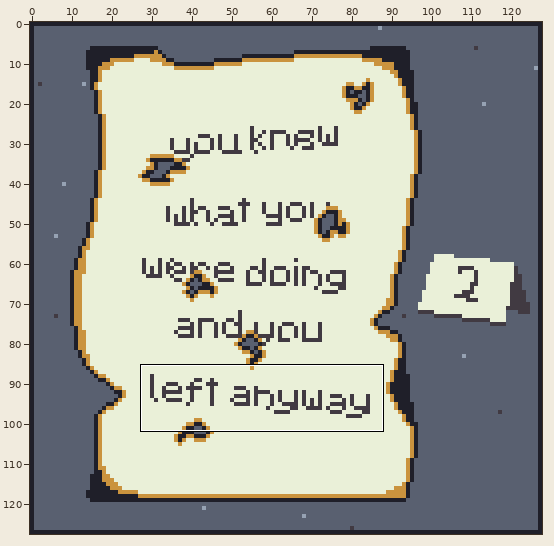
One commit to this pixel-art file: assets/clue-items/big-note.aseprite. Above, an overview of the earlier version with the close-up marked.
Close-up. Old version:
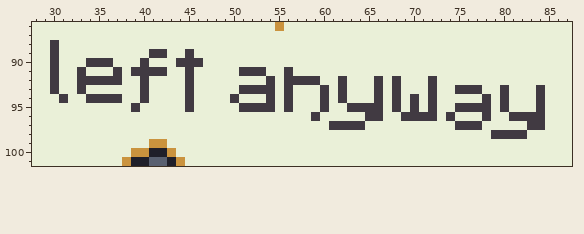
128x128 pixels, 1 frame. Shown: x 28..87, y 86..101. The commit also changed other parts of the picture, which this record leaves out.
Now the later version:
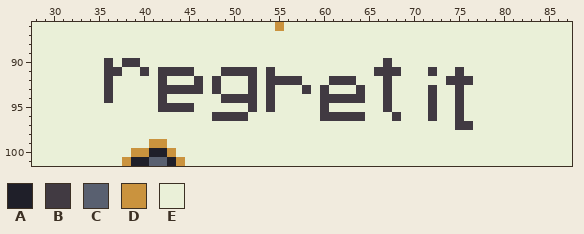
Palette (. is transparent): A #1f1f29  B #413a42  C #596070  D #ca933e  E #eaf0d8
Change:
layer "Layer 2" now hidden
layer "Layer 5" added
Colour E gives way to colour B in row 90 at x 38 to 39 and 67; in row 91 at x 36, 43 to 44, 49 to 50, 54, 66 to 68, 72 and 75; in row 92 at x 42, 46, 48, 52, 55, 61, 63, 67 and 74 to 76; in row 93 at x 36, 42 to 44, 46, 48, 58, 64 and 67; in row 94 at x 42, 49, 51 to 52, 61, 63 to 64, 67 and 75; in row 95 at x 42 to 44 and 67.
Colour E gives way to colour B in row 96 at x 48 to 51, 60 to 64, 68 and 75.
Colour B gives way to colour E in row 88 at x 30; in row 89 at x 30, 41 to 42 and 45; in row 90 at x 30, 34 to 35, 40 and 44 to 46; in row 91 at x 30, 33, 39, 41, 53 and 56; in row 92 at x 30, 33 to 35, 37, 40, 45, 58 to 59, 66, 68 and 72; in row 93 at x 30, 33, 40, 51, 53, 56, 62, 66, 68, 76 to 77, 80 and 84.
Colour B gives way to colour E in row 94 at x 31, 34 to 35, 37, 40, 45, 56, 66, 68, 70, 78, 80 and 84; in row 95 at x 39, 51, 53, 56, 63 to 66, 68, 70, 76 to 78, 80 and 84; in row 96 at x 59, 65 to 66, 69 to 71, 74, 78 and 81 to 84; in row 97 at x 61 to 64, 77 and 83 to 84; in row 98 at x 79 to 82.
